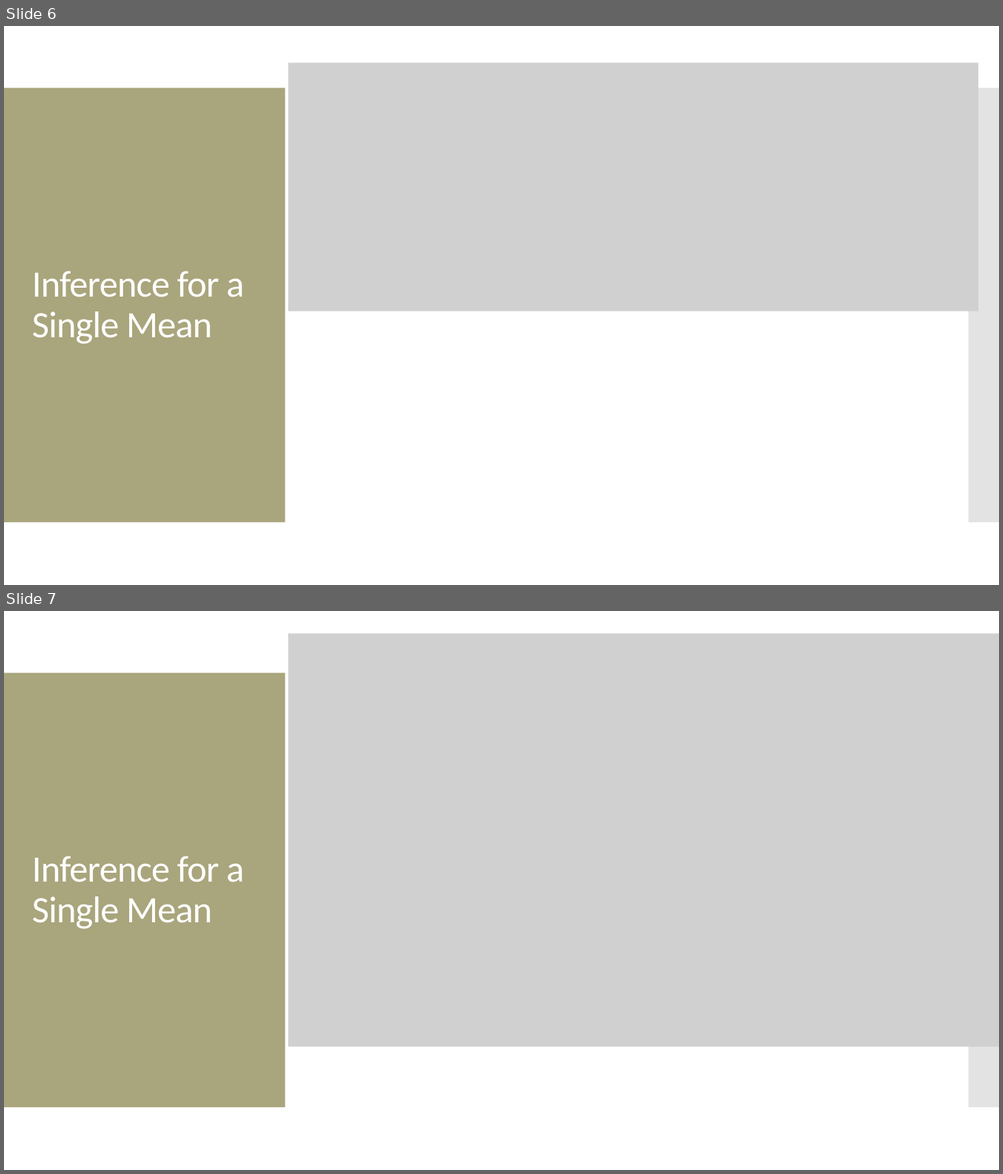
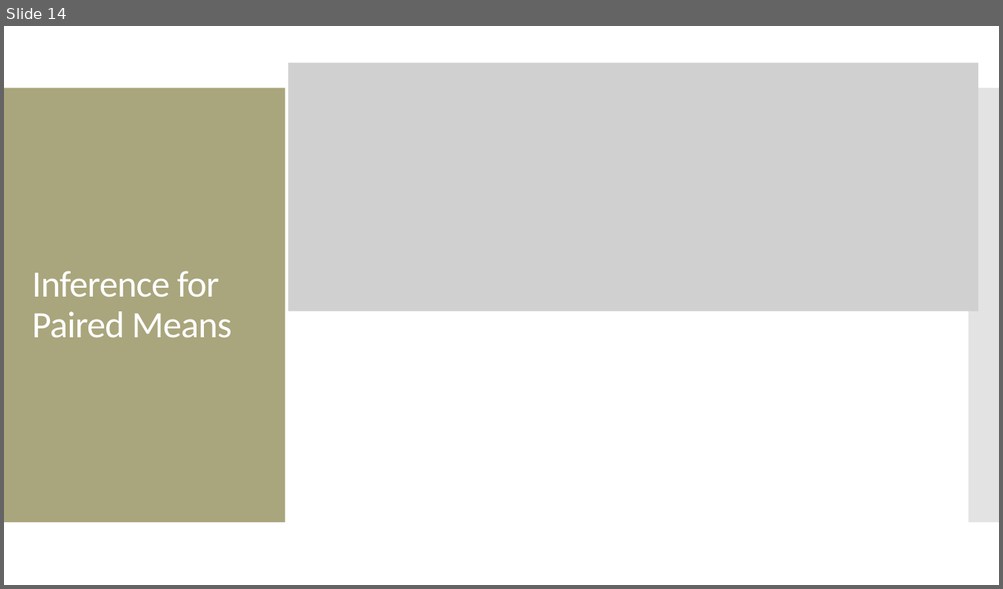
Before and after one commit to amosca01/MATH108-S24, a slide deck: slides/14-numerical-inference-pt2.pptx. Shown one above the other, each under a label of ours: slides 6 and 7 before the commit, slide 14 after it. The pictures are 1003x1174 and 1003x589 pixels, drawn with LibreOffice and Linux fonts; fonts in the diff are those of the drawing; grey boxes stand for pictures. Boxes give left, top, right and bottom in pixels: in the first picture for what was removed or moved away, otherwise in the second. Text is boxed around its words. In the diff, an @@ line names an element or a change of style, - is before the commit and + after.

```diff
--- a/slides/14-numerical-inference-pt2.pptx
+++ b/slides/14-numerical-inference-pt2.pptx
@@ slide 7 removed at box(4, 611, 999, 1170), background #FFFFFF; not listed: 2 template elements that a slide beside it also shows @@
@@ picture removed at box(288, 633, 999, 1047) @@
@@ title removed at box(32, 856, 244, 929) @@
-Inference for a Single Mean
@@ what was slide 6 is now slide 14 @@
@@ slide 14 changed as well @@
@@ title at box(32, 271, 232, 338): text changed @@
-Inference for a Single Mean
+Inference for Paired Means
```
Also in this commit, not shown: 13 other slides changed, 6 slides added, 12 other slides removed, 10 other files.
